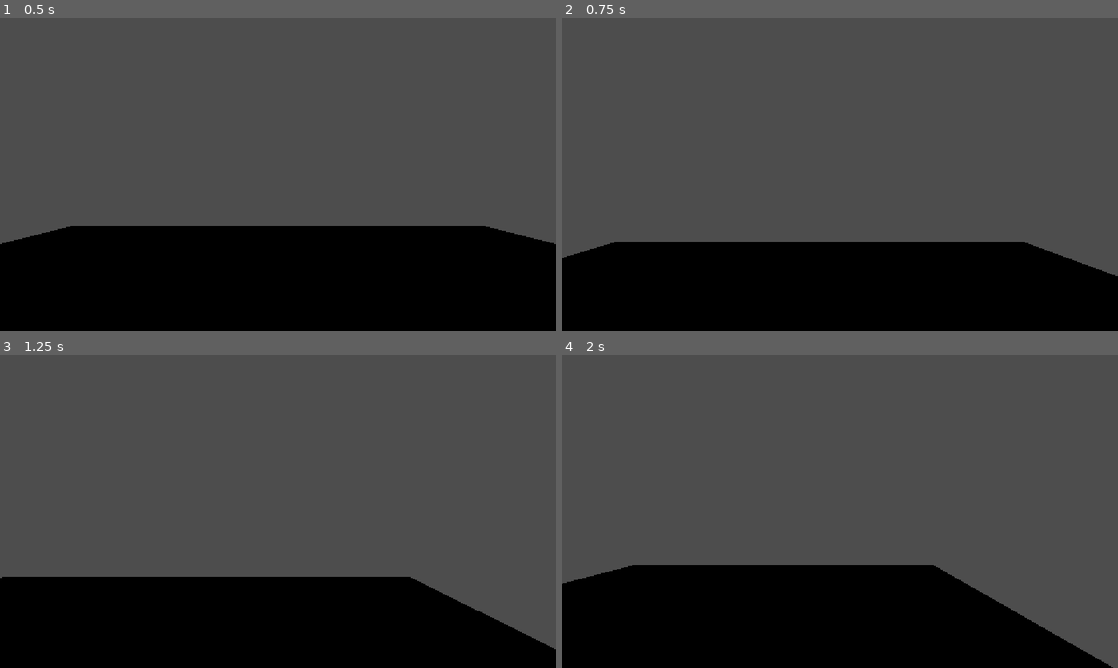
Above: before the commit, frames 1-4 (two rows, left to right).
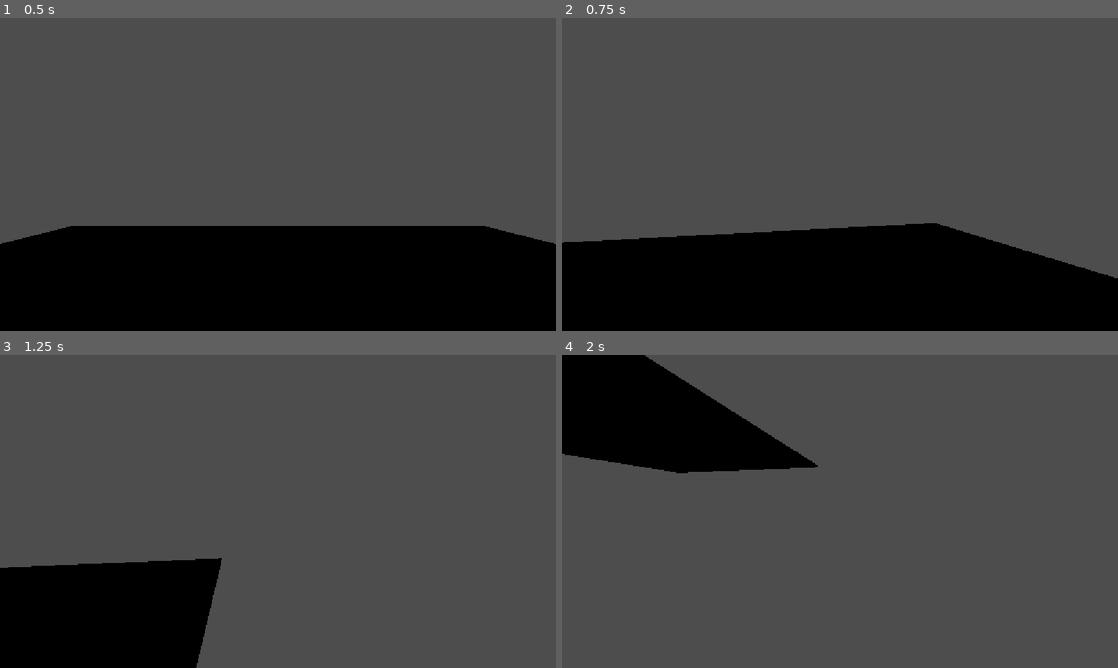
Above: after the commit, the same moments.

Repository: HONKgames/mouse-owl
Game: Godot game, scene res://main.tscn
The game is run twice, just before and just after one commit, with the same random seed, the same clock (stepped at 60 frames per second) and the same inputs.
Inputs (mouse positions are in pixels of both pictures, inside the frame that each line leads up to):
- Up to frame 1 (0.5 s): no input
- Up to frame 2 (0.75 s): tap Enter (ui_accept) at 0.5, 0.6 s; move the mouse to (962, 158) at 0.52 s; hold D (move_right) from 0.53 s (still down); hold Space (jump) from 0.53 s (still down)
- Up to frame 3 (1.25 s): keep holding D (move_right); keep holding Space (jump)
- Up to frame 4 (2 s): move the mouse to (728, 527) at 1.27 s; release D (move_right) at 1.28 s; release Space (jump) at 1.28 s; hold S (move_backward) from 1.28 s (still down); tap Space (jump) at 1.35, 1.52, 1.82 s; tap Enter (ui_accept) at 1.55 s

Frame 1 is identical in both runs. In frame 2, 2.9% of the frame differs, in the area x 0-100%, y 65-84%; in frame 3, 17%; in frame 4, 38%, in the area x 0-100%, y 0-100%.

Commit message:
I DID PUSH

Diff:
--- a/main.tscn
+++ b/main.tscn
@@ -1,12 +1,10 @@
 [gd_scene format=3 uid="uid://bcfe57p0d3ktf"]
 
 [ext_resource type="PackedScene" uid="uid://b0wadkrpsdcw6" path="res://player.tscn" id="1_0xm2m"]
-[ext_resource type="Script" uid="uid://bgtvrl6l8l72v" path="res://player.gd" id="2_1bvp3"]
 [ext_resource type="PackedScene" uid="uid://bini5uue7t3ki" path="res://floor.tscn" id="2_h2yge"]
 
 [node name="main" type="Node3D" unique_id=1661839361]
 
 [node name="Player" parent="." unique_id=1106861229 instance=ExtResource("1_0xm2m")]
-script = ExtResource("2_1bvp3")
 
 [node name="Floor" parent="." unique_id=1311978240 instance=ExtResource("2_h2yge")]
--- a/player.gd
+++ b/player.gd
@@ -1,33 +1,81 @@
 extends CharacterBody3D
 
+const GRAVITY = -24.8
+const MAX_SPEED = 20.0
+const JUMP_SPEED = 18.0
+const ACCEL = 4.5
+const DEACCEL = 16.0
+const MAX_SLOPE_ANGLE = 40.0
 
-const SPEED = 5.0
-const JUMP_VELOCITY = 4.5
+var MOUSE_SENSITIVITY = 0.05
 
+@onready var rotation_helper: Node3D = $Rotation_Helper
+@onready var camera: Camera3D = $Rotation_Helper/Camera3D
+
+func _ready() -> void:
+	Input.set_mouse_mode(Input.MOUSE_MODE_CAPTURED)
 
 func _physics_process(delta: float) -> void:
-	# Add the gravity.
+	process_input(delta)
+	process_movement(delta)
+
+func process_input(delta: float) -> void:
+	# Capturing/Freeing the cursor
+	if Input.is_action_just_pressed("ui_cancel"):
+		if Input.get_mouse_mode() == Input.MOUSE_MODE_VISIBLE:
+			Input.set_mouse_mode(Input.MOUSE_MODE_CAPTURED)
+		else:
+			Input.set_mouse_mode(Input.MOUSE_MODE_VISIBLE)
+
+func process_movement(delta: float) -> void:
+	# Add gravity
 	if not is_on_floor():
-		velocity += get_gravity() * delta
+		velocity.y += GRAVITY * delta
+	elif Input.is_action_just_pressed("movement_jump"):
+		velocity.y = JUMP_SPEED
 
-	# Handle jump.
-	if Input.is_action_just_pressed("ui_accept") and is_on_floor():
-		velocity.y = JUMP_VELOCITY
+	# Get camera basis for relative movement
+	var cam_xform = camera.get_global_transform()
+	var input_movement_vector = Vector3.ZERO
 
-	# Get the input direction and handle the movement/deceleration.
-	# As good practice, you should replace UI actions with custom gameplay actions.
-	var input_dir = Input.get_vector(
-		"move_left",
-		"move_right",
-		"move_forward",
-	    "move_backward"
-	)
-	var direction := (transform.basis * Vector3(input_dir.x, 0, input_dir.y)).normalized()
-	if direction:
-		velocity.x = direction.x * SPEED
-		velocity.z = direction.z * SPEED
-	else:
-		velocity.x = move_toward(velocity.x, 0, SPEED)
-		velocity.z = move_toward(velocity.z, 0, SPEED)
+	if Input.is_action_pressed("move_forward"):
+		input_movement_vector.y += 1
+	if Input.is_action_pressed("move_backward"):
+		input_movement_vector.y -= 1
+	if Input.is_action_pressed("move_left"):
+		input_movement_vector.x -= 1
+	if Input.is_action_pressed("move_right"):
+		input_movement_vector.x += 1
+	if Input.is_action_pressed("jump"):
+		input_movement_vector.z += 1
+
+	input_movement_vector = input_movement_vector.normalized()
+
+	var dir = Vector3.ZERO
+	dir += -cam_xform.basis.z.normalized() * input_movement_vector.y
+	dir += cam_xform.basis.x.normalized() * input_movement_vector.x
+	dir.y = 0
+	dir = dir.normalized()
+
+	# Horizontal velocity handling
+	var hvel = velocity
+	hvel.y = 0
+
+	var target = dir * MAX_SPEED
+
+	var accel = ACCEL if dir.dot(hvel) > 0 else DEACCEL
+
+	hvel = hvel.lerp(target, accel * delta)
+	velocity.x = hvel.x
+	velocity.z = hvel.z
 
 	move_and_slide()
+
+func _input(event: InputEvent) -> void:
+	if event is InputEventMouseMotion and Input.get_mouse_mode() == Input.MOUSE_MODE_CAPTURED:
+		rotation_helper.rotate_x(deg_to_rad(event.relative.y * MOUSE_SENSITIVITY * -1))
+		self.rotate_y(deg_to_rad(event.relative.x * MOUSE_SENSITIVITY * -1))
+
+		var camera_rot = rotation_helper.rotation_degrees
+		camera_rot.x = clamp(camera_rot.x, -70, 70)
+		rotation_helper.rotation_degrees = camera_rot
--- a/player.tscn
+++ b/player.tscn
@@ -1,14 +1,16 @@
 [gd_scene format=3 uid="uid://b0wadkrpsdcw6"]
 
-[ext_resource type="Script" uid="uid://dbf4q4sjpk2d7" path="res://character_body_3d.gd" id="1_4flbx"]
+[ext_resource type="Script" uid="uid://bgtvrl6l8l72v" path="res://player.gd" id="1_4flbx"]
 
 [sub_resource type="CapsuleShape3D" id="CapsuleShape3D_et6nl"]
 
 [node name="Player" type="CharacterBody3D" unique_id=1106861229]
 script = ExtResource("1_4flbx")
 
-[node name="Camera3D" type="Camera3D" parent="." unique_id=1863197516]
-transform = Transform3D(1, 0, 0, 0, 1, 0, 0, 0, 1, 0, 1.5, 0)
-
 [node name="CollisionShape3D" type="CollisionShape3D" parent="." unique_id=1071731687]
 shape = SubResource("CapsuleShape3D_et6nl")
+
+[node name="Rotation_Helper" type="Node3D" parent="." unique_id=375243117]
+
+[node name="Camera3D" type="Camera3D" parent="Rotation_Helper" unique_id=1863197516]
+transform = Transform3D(1, 0, 0, 0, 1, 0, 0, 0, 1, 0, 1.5, 0)
--- a/project.godot
+++ b/project.godot
@@ -51,6 +51,11 @@
 "events": [Object(InputEventKey,"resource_local_to_scene":false,"resource_name":"","device":16,"window_id":0,"alt_press …(190 unchanged characters)…
 ]
 }
+point={
+"deadzone": 0.2,
+"events": [Object(InputEventMouseButton,"resource_local_to_scene":false,"resource_name":"","device":-1,"window_id":0,"alt_pressed":false,"shift_pressed":false,"ctrl_pressed":false,"meta_pressed":false,"button_mask":0,"position":Vector2(0, 0),"global_position":Vector2(0, 0),"factor":1.0,"button_index":1,"canceled":false,"pressed":false,"double_click":false,"script":null)
+]
+}
 
 [physics]
 
